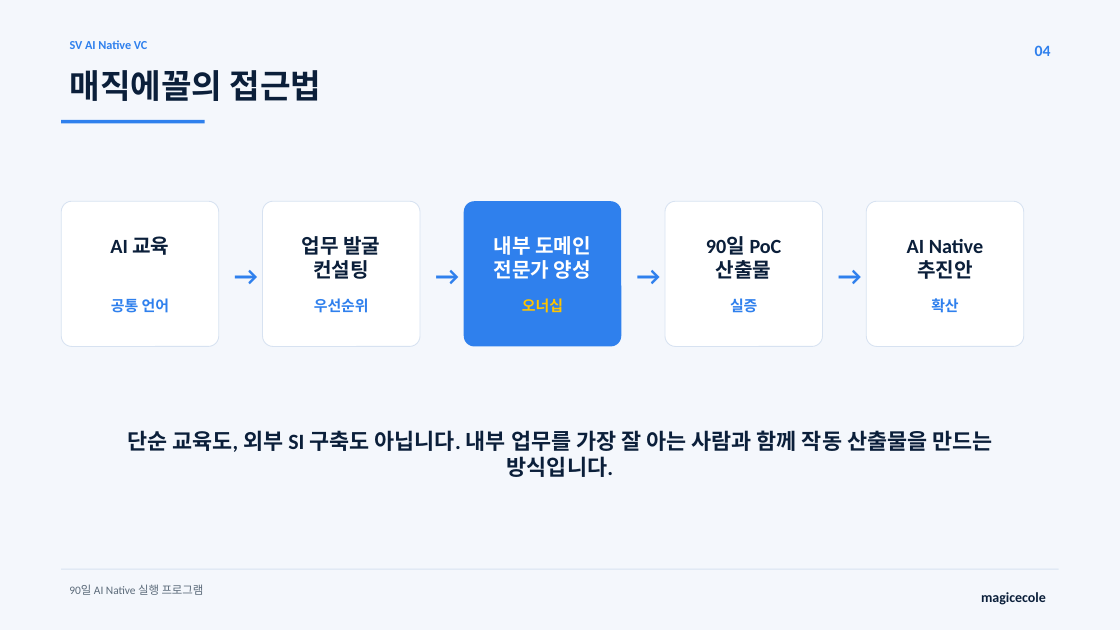
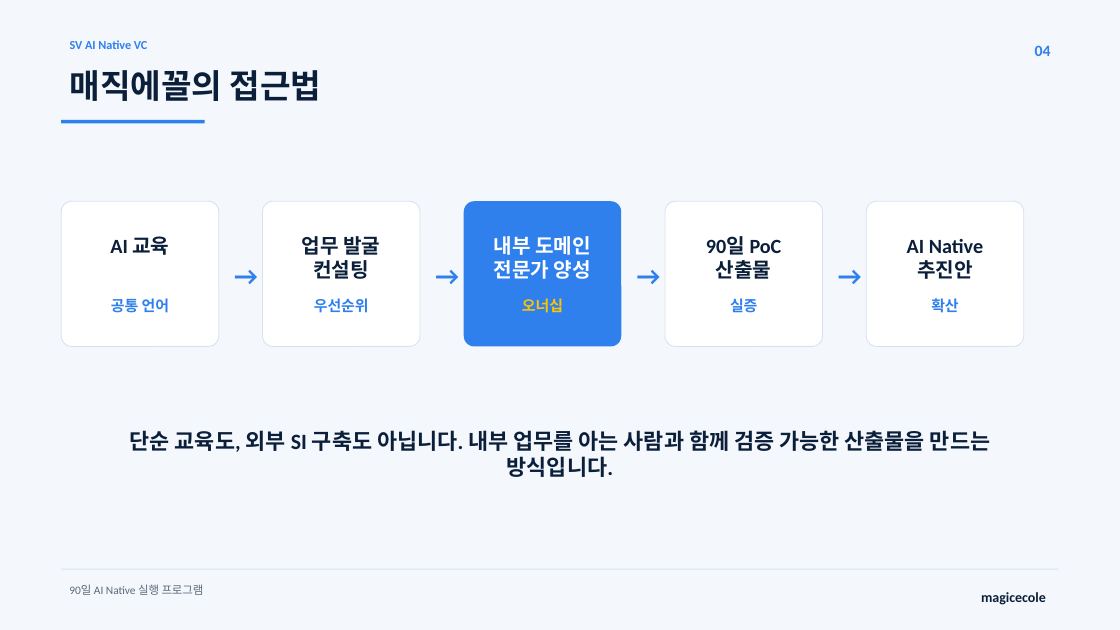
Before and after one commit to MagicecoleAI/svinvest-ai-native-vc-workshop, a slide deck: slide 4 of outputs/SV_AI_Native_90일_실행프로그램.pptx. Drawn at 1120x630 pixels with LibreOffice and Linux fonts; fonts in the diff are those of the drawing. Boxes give left, top, right and bottom in pixels: in the first picture for what was removed or moved away, otherwise in the second. Text is boxed around its words. In the diff, an @@ line names an element or a change of style, - is before the commit and + after.

```diff
--- a/outputs/SV_AI_Native_90일_실행프로그램.pptx
+++ b/outputs/SV_AI_Native_90일_실행프로그램.pptx
@@ text at (130, 430, 990, 477): text changed @@
-단순 교육도, 외부 SI 구축도 아닙니다. 내부 업무를 가장 잘 아는 사람과 함께 작동 산출물을 만드는 방식입니다.
+단순 교육도, 외부 SI 구축도 아닙니다. 내부 업무를 아는 사람과 함께 검증 가능한 산출물을 만드는 방식입니다.
```
Also in this commit, not shown: 9 other slides changed, 1 other file.
